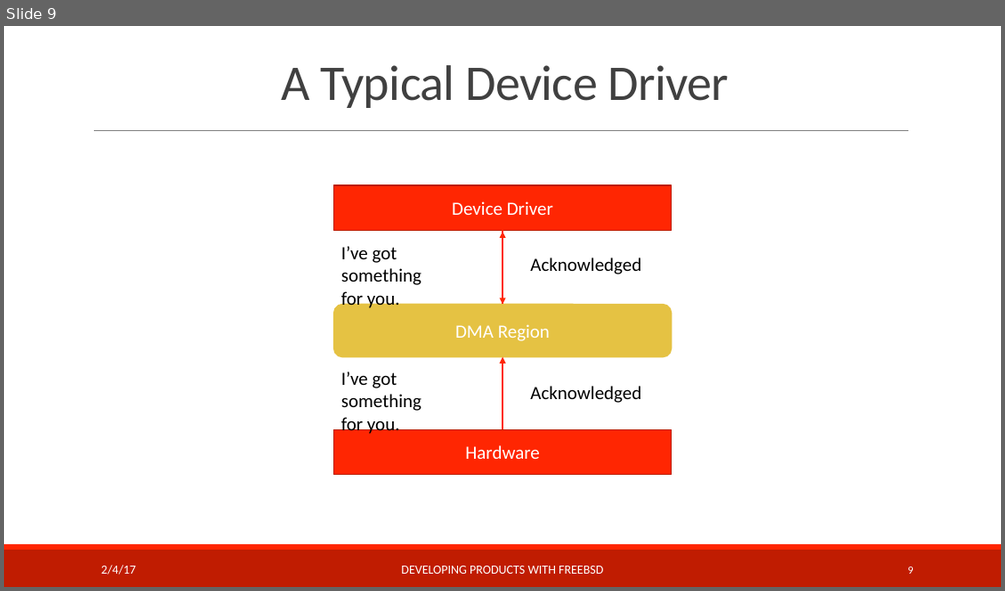
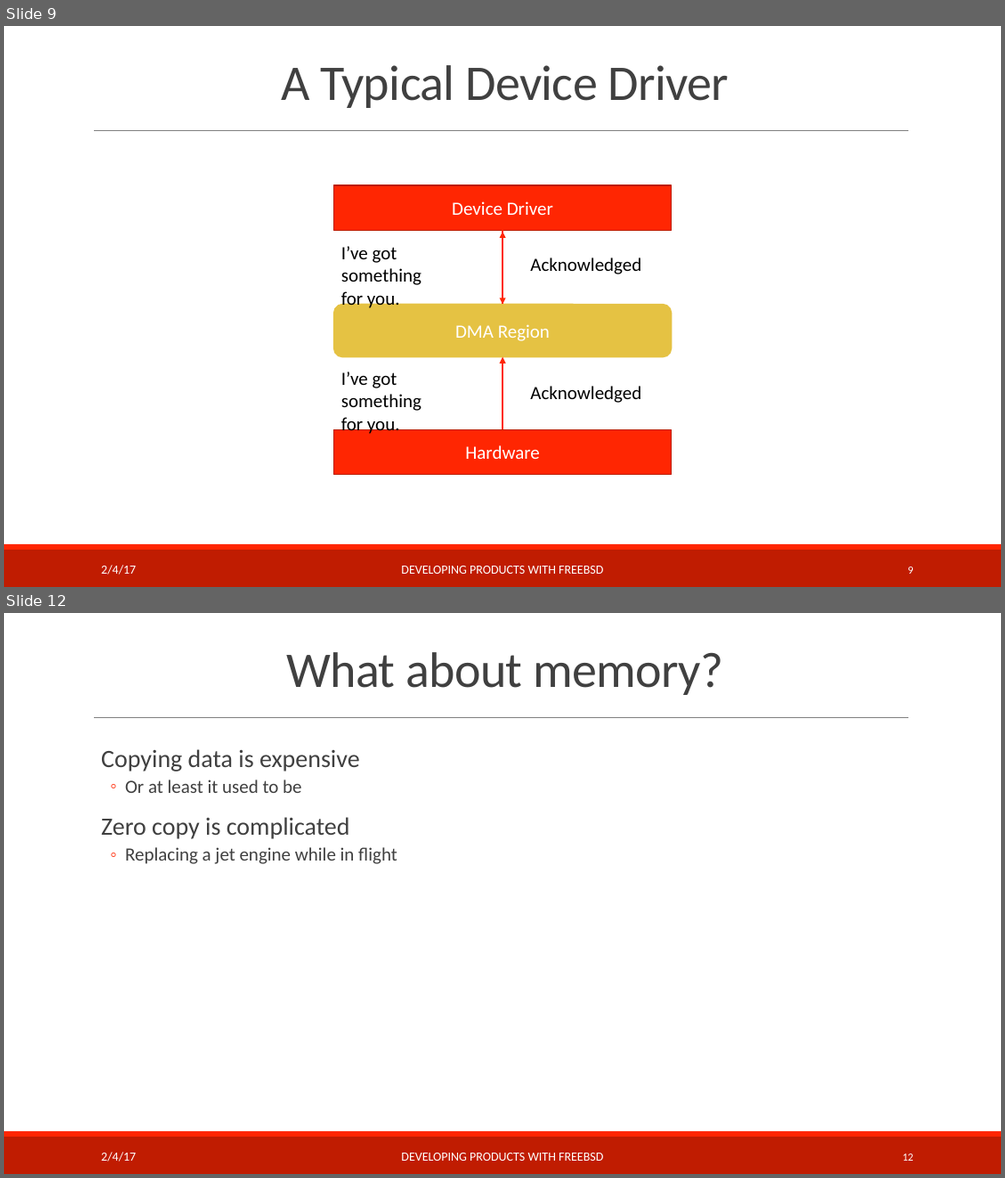
Before and after one commit to teachbsd/course, a slide deck: undergraduate/lectures/devices.pptx. Shown one above the other, each under a label of ours: slide 9 before the commit, slides 9 and 12 after it; the slides between them are not shown. The pictures are 1005x591 and 1005x1178 pixels, drawn with LibreOffice and Linux fonts; fonts in the diff are those of the drawing; background and template pictures are left out. Boxes give left, top, right and bottom in pixels: in the first picture for what was removed or moved away, otherwise in the second. Text is boxed around its words. In the diff, an @@ line names an element or a change of style, - is before the commit and + after.

Commit message:
Add explanation of descriptor based drivers as well as zero copy.

```diff
--- a/undergraduate/lectures/devices.pptx
+++ b/undergraduate/lectures/devices.pptx
@@ slide 12 added at (4,613,1001,1174), background #FFFFFF; not listed: 3 template elements that a slide beside it also shows @@
@@ title added at (286,652,723,695), 48 pt, text #404040 @@
+What about memory?
@@ text added at (101,749,397,864), 18 pt, text #404040 @@
+  Copying data is expensive
+  ◦ Or at least it used to be
+  Zero copy is complicated
+  ◦ Replacing a jet engine while in flight
@@ text added at (101,1151,136,1161), 12 pt, text #FFFFFF @@
+2/4/17
@@ text added at (401,1152,603,1160), 12 pt, text #FFFFFF @@
+DEVELOPING PRODUCTS WITH FREEBSD
@@ page number added at (902,1153,913,1160), 10.5 pt, text #FFFFFF @@
+12
```
Also in this commit, not shown: 1 slide changed, 3 other slides added.
